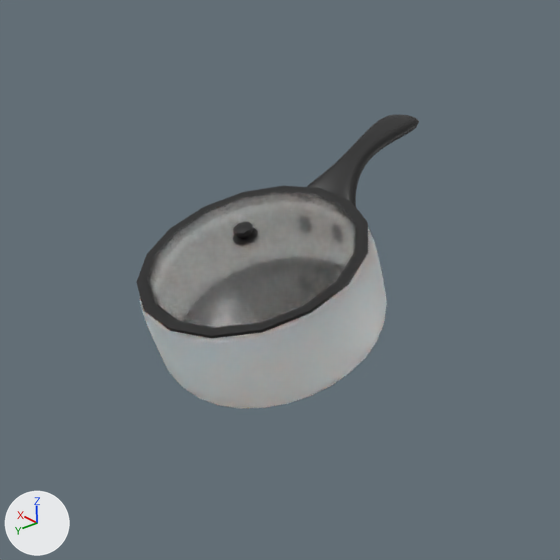
What one commit did to the Blender file shapeshifting_pots/pots.blend.
Both versions are drawn from the file's camera 'Camera'. Every picture has the same lights, and +X, +Y and +Z are marked at lower left. Both versions are drawn at full value of the shape key 'pot_3' of 'Pot'; the numbers are the values there.

Objects in the first picture: 'Pot', 'Top'.
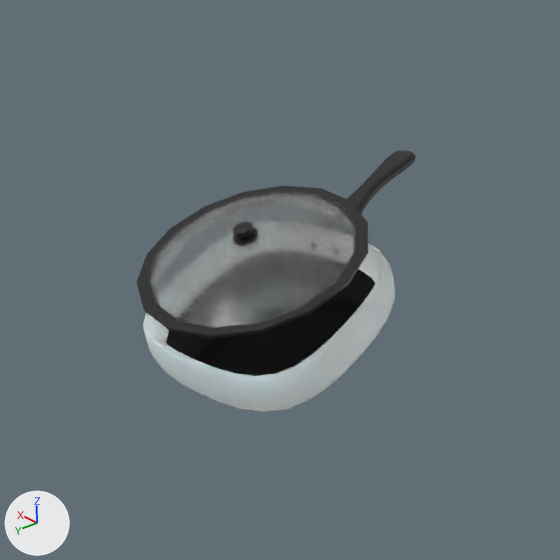
What differs and where, as boxes (x1, y1, x2, y2) in the pictures (560 x 560 px):
```json
{"object": "Pot", "change": "reshaped", "before": [140, 114, 419, 408], "after": [143, 150, 416, 412], "on screen": "11% shorter"}
```

Edits to the scene script, one JSON object a line:
```json
{"block": "me_circle", "where": "# used by ob_pot; parent = ob_empty; location = (0.0, 0.0, 0.0)"}
{"op": "remove", "block": "me_circle", "code": "me_circle.from_pydata(...)  # 1464 vertices, 1456 faces; spans x -0.94..0.94, y -2.26..0.94, z -0.05..0.79"}
{"op": "add", "block": "me_circle", "code": "me_circle.from_pydata(...)  # 1464 vertices, 1456 faces; spans x -0.91..0.91, y -2.19..0.91, z 0.0..0.42"}
{"block": "me_circle", "change": "me_circle part 1: 1332 of 1464 vertices moved; they spanned x -0.94..0.94, y -2.26..0.94, z -0.05..0.79 and now span x -0.91..0.91, y -2.19..0.91, z 0.0..0.42; mean shift (0.0, 0.0, -0.15); largest move (-0.11, -1.56, 0.75) -> (-0.08, -1.59, 0.37)"}
```
